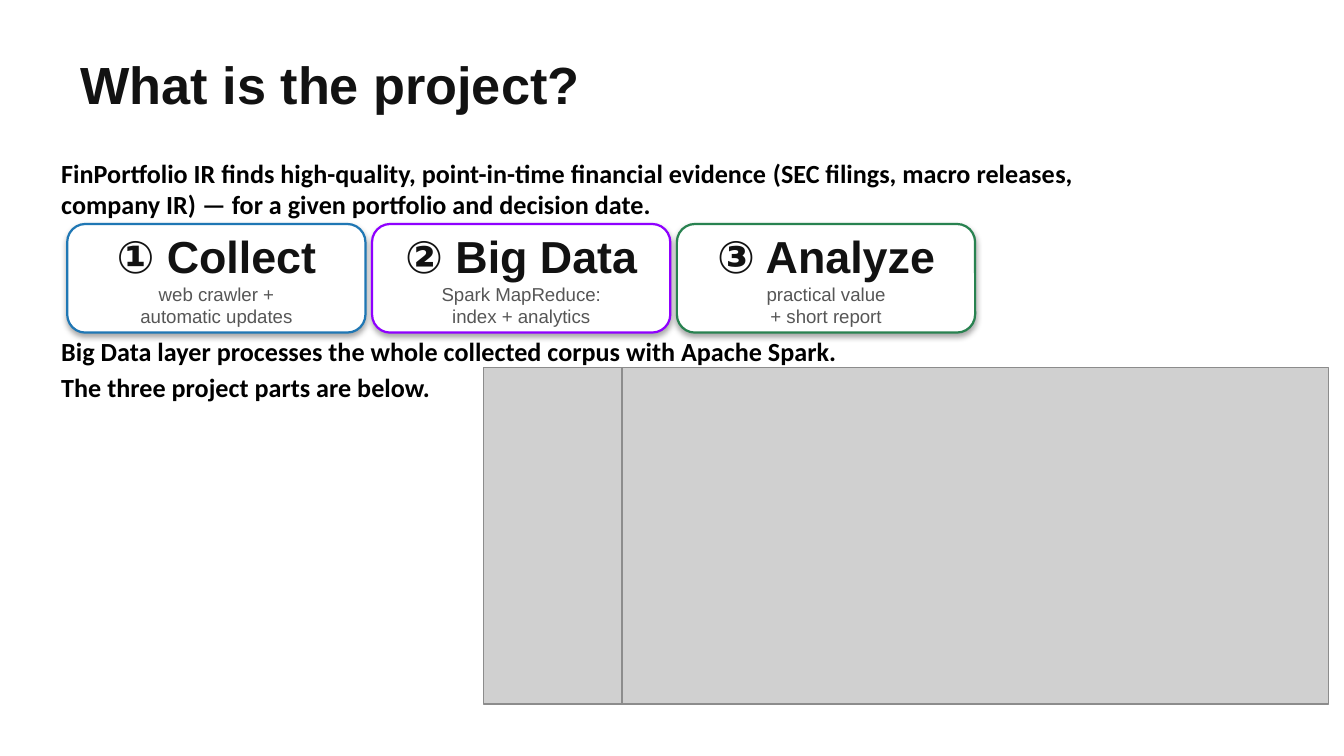
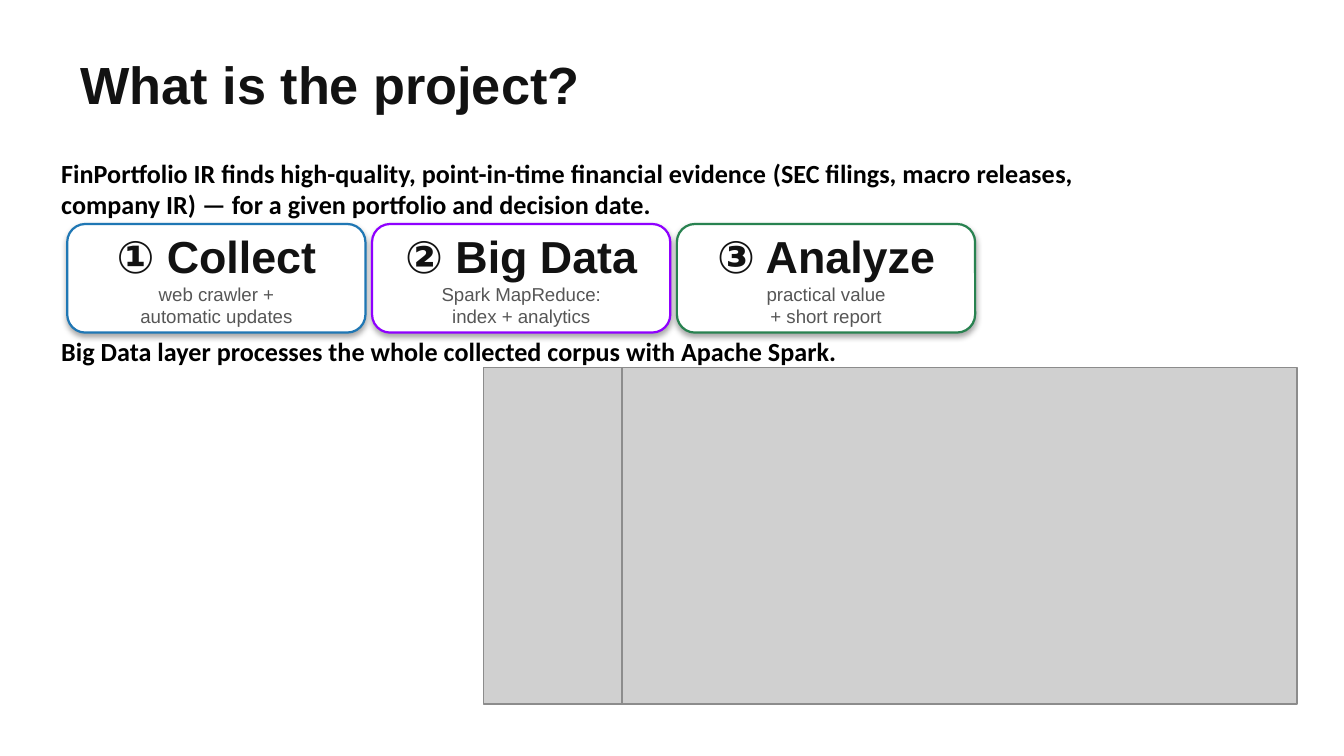
Before and after one commit to Sqaard/Portfolio-Aware-Search, a slide deck: slide 2 of presentations/BigData_ITMO.pptx. Drawn at 1344x756 pixels with LibreOffice and Linux fonts; fonts in the diff are those of the drawing; grey boxes stand for pictures; background and template pictures are left out. Boxes give left, top, right and bottom in pixels: in the first picture for what was removed or moved away, otherwise in the second. Text is boxed around its words. In the diff, an @@ line names an element or a change of style, - is before the commit and + after.

```diff
--- a/presentations/BigData_ITMO.pptx
+++ b/presentations/BigData_ITMO.pptx
@@ text at (61,378,430,402): paragraph removed @@
-The three project parts are below.
@@ picture: place and size @@
-picture at (622,368,1329,704)
+picture at (590,368,1297,704)
```
Also in this commit, not shown: 3 other slides changed, 4 other files.
